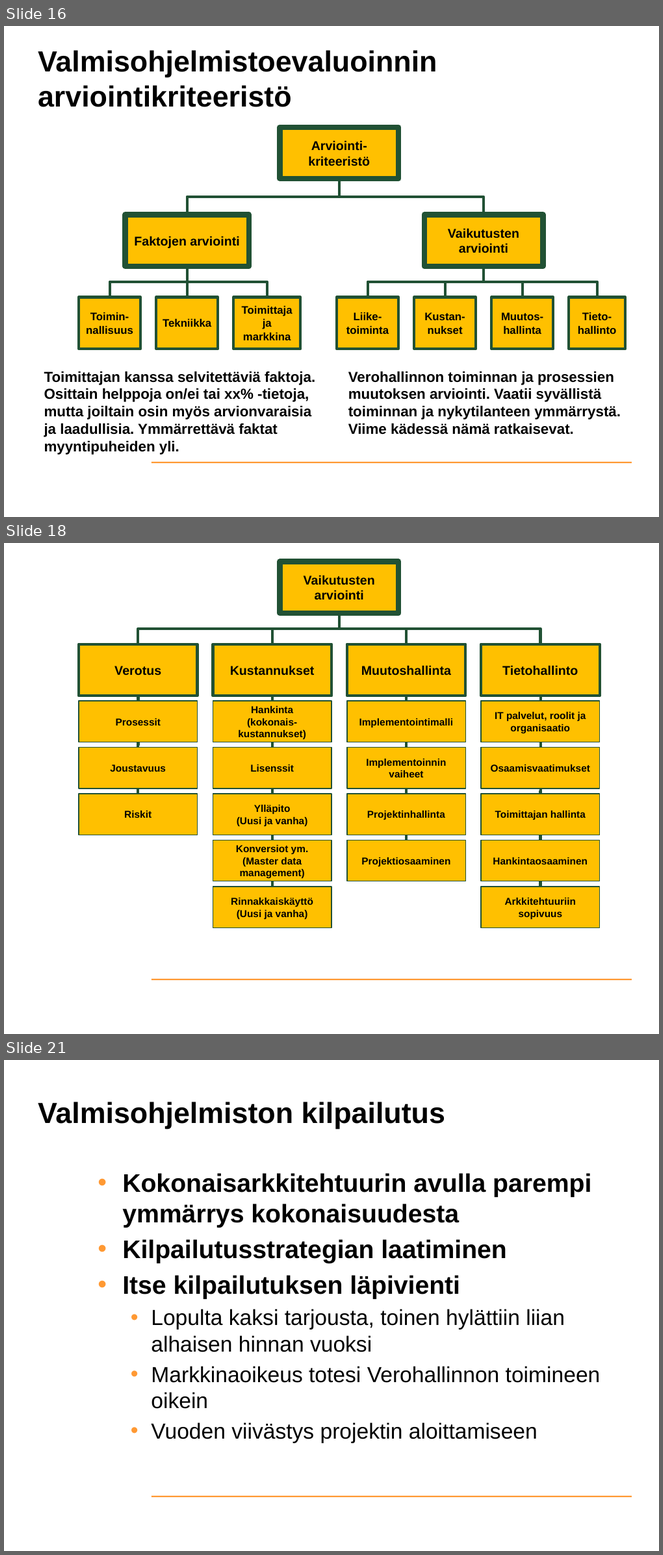
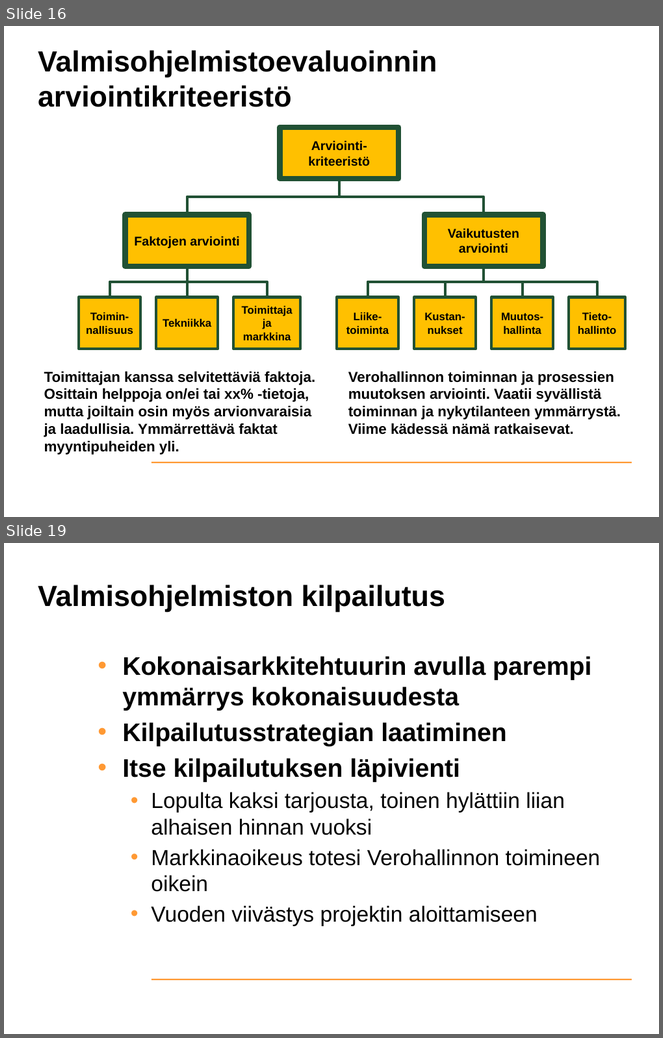
Before and after one commit to UniversityofHelsinki/itpn, a slide deck: out/slidet/heikura.pptx. Shown one above the other, each under a label of ours: slides 16, 18 and 21 before the commit, slides 16 and 19 after it; the slides between them are not shown. The pictures are 663x1555 and 663x1038 pixels, drawn with LibreOffice and Linux fonts; fonts in the diff are those of the drawing; background and template pictures are left out. Boxes give left, top, right and bottom in pixels: in the first picture for what was removed or moved away, otherwise in the second. Text is boxed around its words. In the diff, an @@ line names an element or a change of style, - is before the commit and + after.

```diff
--- a/out/slidet/heikura.pptx
+++ b/out/slidet/heikura.pptx
@@ slide 18 removed at box(4, 543, 659, 1034), background #FFFFFF; not listed: 1 template element that a slide beside it also shows @@
@@ rectangle removed at box(280, 561, 399, 613) @@
-Vaikutusten arviointi
@@ elbow line removed from (339, 613) to (139, 644) @@
@@ elbow line removed from (339, 613) to (272, 644) @@
@@ elbow line removed from (339, 613) to (406, 644) @@
@@ elbow line removed from (339, 613) to (541, 644) @@
@@ rectangle removed at box(79, 644, 197, 696) @@
-Verotus
@@ rectangle removed at box(213, 644, 332, 696) @@
-Kustannukset
@@ rectangle removed at box(347, 644, 466, 696) @@
-Muutoshallinta
@@ rectangle removed at box(481, 644, 599, 696) @@
-Tietohallinto
@@ elbow line removed from (139, 696) to (139, 794) @@
@@ elbow line removed from (272, 696) to (272, 887) @@
@@ elbow line removed from (406, 696) to (406, 841) @@
@@ elbow line removed from (541, 696) to (541, 887) @@
@@ rectangle removed at box(79, 701, 197, 742) @@
-Prosessit
@@ rectangle removed at box(213, 701, 332, 742) @@
-Hankinta
-(kokonais-kustannukset)
@@ rectangle removed at box(347, 701, 466, 742) @@
-Implementointimalli
@@ rectangle removed at box(481, 701, 599, 742) @@
-IT palvelut, roolit ja organisaatio
@@ rectangle removed at box(79, 747, 197, 789) @@
-Joustavuus
@@ rectangle removed at box(213, 747, 332, 789) @@
-Lisenssit
@@ rectangle removed at box(347, 747, 466, 789) @@
-Implementoinnin vaiheet
@@ rectangle removed at box(481, 747, 599, 789) @@
-Osaamisvaatimukset
@@ rectangle removed at box(79, 794, 197, 835) @@
-Riskit
@@ rectangle removed at box(213, 794, 332, 835) @@
-Ylläpito
-(Uusi ja vanha)
@@ rectangle removed at box(347, 794, 466, 835) @@
-Projektinhallinta
@@ rectangle removed at box(481, 794, 599, 835) @@
-Toimittajan hallinta
@@ rectangle removed at box(213, 841, 332, 882) @@
-Konversiot ym.
-(Master data management)
@@ rectangle removed at box(347, 841, 466, 882) @@
-Projektiosaaminen
@@ rectangle removed at box(481, 841, 599, 882) @@
-Hankintaosaaminen
@@ rectangle removed at box(213, 887, 332, 928) @@
-Rinnakkaiskäyttö
-(Uusi ja vanha)
@@ rectangle removed at box(481, 887, 599, 928) @@
-Arkkitehtuuriin sopivuus
@@ what was slide 21 is now slide 19 @@
```
Also in this commit, not shown: 2 slides changed, 12 other slides removed, 13 other files.
